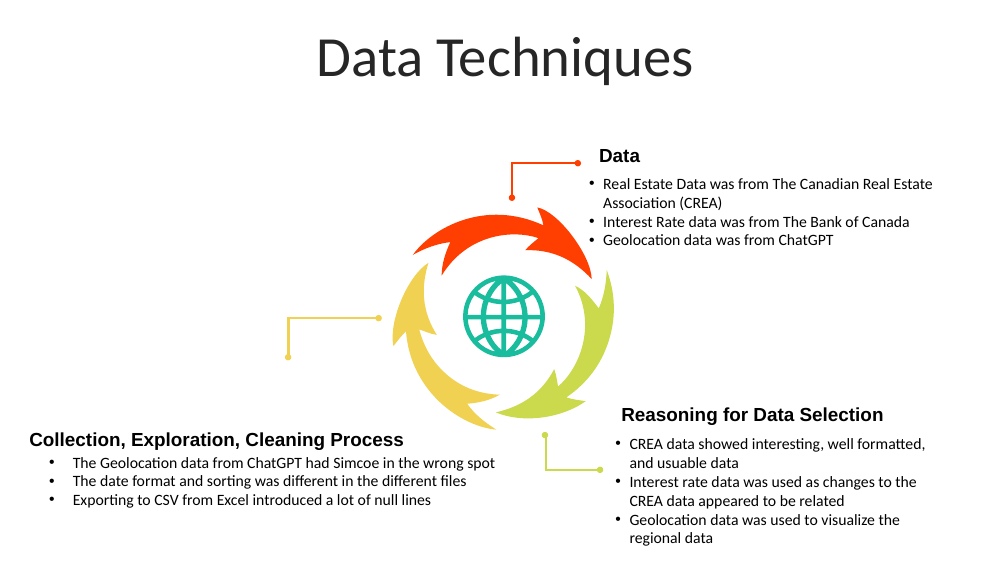
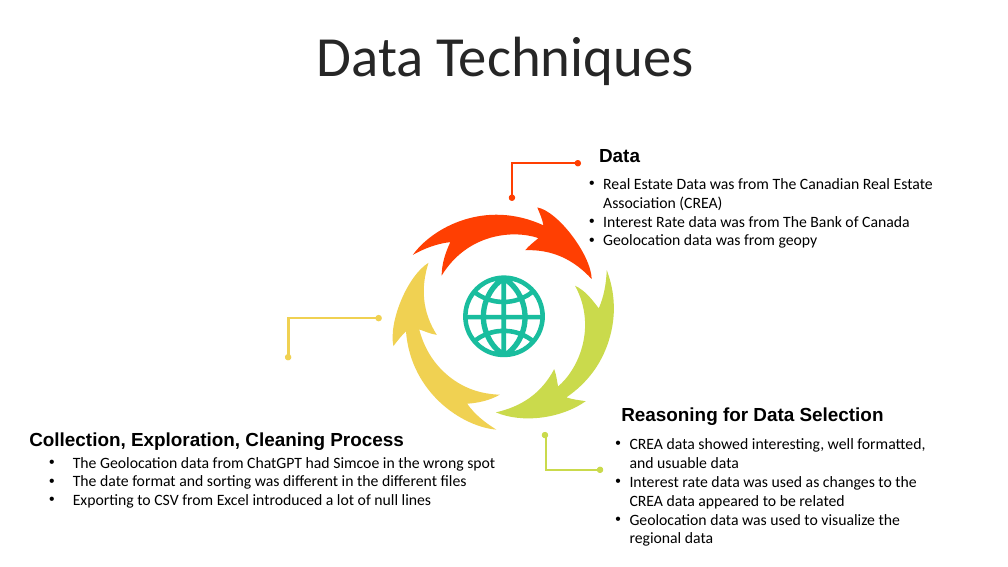
Before and after one commit to JamieMellway/FintechBootcampProject1, a slide deck: slide 4 of Presentation.pptx. Drawn at 1008x567 pixels with LibreOffice and Linux fonts; fonts in the diff are those of the drawing. Boxes give left, top, right and bottom in pixels: in the first picture for what was removed or moved away, otherwise in the second. Text is boxed around its words. In the diff, an @@ line names an element or a change of style, - is before the commit and + after.

```diff
--- a/Presentation.pptx
+++ b/Presentation.pptx
@@ text at <box>603,234,818,248</box>: text changed @@
-• Geolocation data was from ChatGPT
+• Geolocation data was from geopy
```
Also in this commit, not shown: 1 other slide changed, 3 other files.
